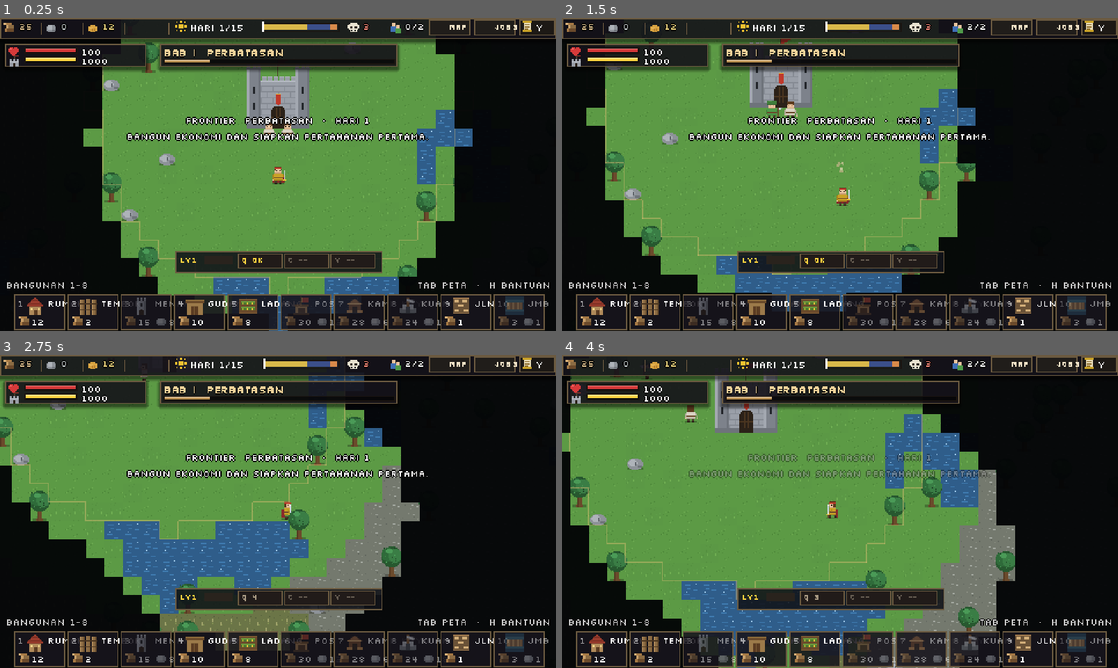
Above: before the commit, frames 1-4 (two rows, left to right).
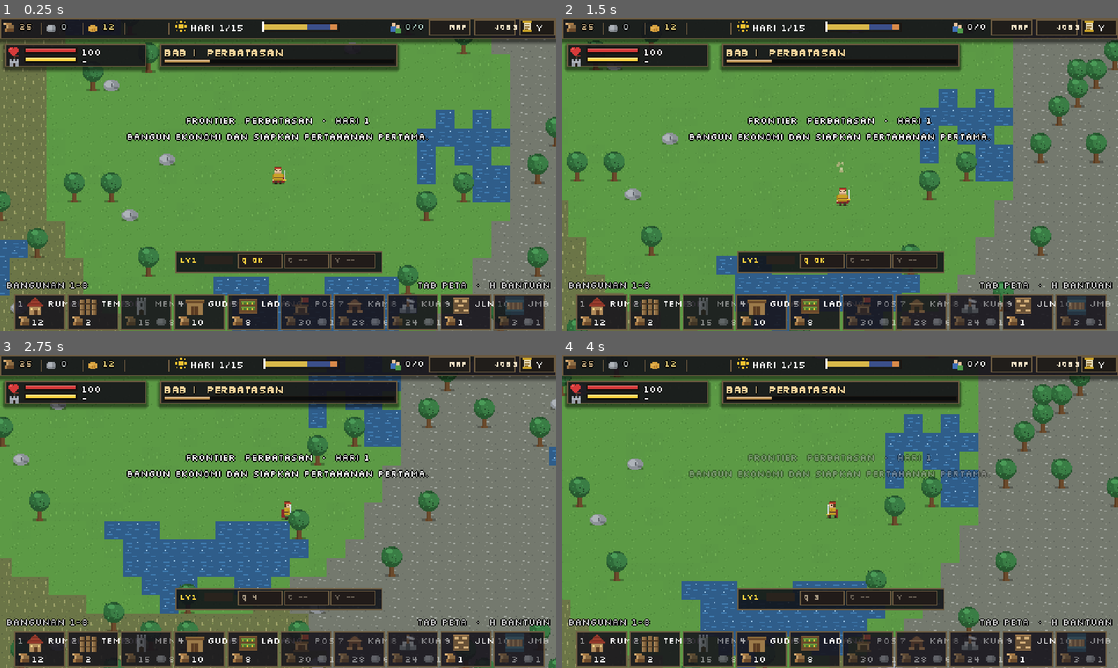
Above: after the commit, the same moments.

Repository: shimleabyte/hold-the-keep
Game: Godot game, scene res://scenes/main.tscn
The game is run twice, just before and just after one commit, with the same random seed, the same clock (stepped at 60 frames per second) and the same inputs.
Inputs (mouse positions are in pixels of both pictures, inside the frame that each line leads up to):
- Up to frame 1 (0.25 s): no input
- Up to frame 2 (1.5 s): tap Enter at 0.5 s; move the mouse to (962, 158) at 0.52 s; hold D (move_right) 0.53-1.28 s; tap C (ability_cleave) at 0.6 s; click (962, 158) at 0.67 s; tap Space at 0.77 s; move the mouse to (728, 190) at 1.27 s; hold S (move_down) from 1.28 s (still down); tap Q (ability_dash) at 1.35 s
- Up to frame 3 (2.75 s): tap Space at 1.52 s; move the mouse to (333, 442) at 2.02 s; release S (move_down) at 2.03 s; hold D (move_right) from 2.03 s (still down); tap V (ability_rally) at 2.1 s
- Up to frame 4 (4 s): move the mouse to (812, 574) at 2.77 s; release D (move_right) at 2.78 s; hold W (move_up) 2.78-3.53 s; tap F (attack) at 2.85 s; click (812, 574) at 2.92 s; tap Space at 3.02, 3.77 s; move the mouse to (1006, 558) at 3.52 s; hold A (move_left) from 3.53 s (still down); hold E (interact) from 3.53 s (still down)

The runs differ from the first frame. In frame 1, 34% of the frame differs, in the area x 0-100%, y 1-100%; in frame 2, 35%; in frame 3, 33%; in frame 4, 26%.
Error after the commit: Parse Error: Identifier "world" not declared in the current scope. (res://scripts/autoload/save_system.gd:500)

Commit message:
Persist and validate faction infrastructure raids in save v13

Diff:
--- a/scripts/autoload/save_system.gd
+++ b/scripts/autoload/save_system.gd
@@ -123,8 +123,12 @@
             "faction": enemy.faction_id,
             "site_id": enemy.campaign_site_id,
             "supply_raid": enemy.is_supply_raider,
+            "faction_raid": enemy.is_faction_raider,
+            "raid_kind": enemy.faction_raid_target_kind if enemy.is_faction_raider else "",
+            "raid_camp": enemy.faction_raid_camp_id if enemy.is_faction_raider else "",
+            "raid_region": enemy.faction_raid_region_id if enemy.is_faction_raider else "",
             "raid_target": {"cx": enemy.raid_target_cell.x, "cy": enemy.raid_target_cell.y}
-                if enemy.is_supply_raider else null,
+                if enemy.is_supply_raider or enemy.is_faction_raider else null,
             "raid_hits": enemy.supply_raid_hits,
             "patrol": enemy.export_patrol_state()
         })
@@ -492,6 +496,46 @@
                     break
             if not raid_target_exists:
                 return false
+        if bool(enemy.get("faction_raid", false)):
+            if String(world.get("profile", "")) != "frontier":
+                return false
+            if not bool(enemy.get("garrison", false)) or not (enemy.get("raid_target", null) is Dictionary):
+                return false
+            var faction_raid_kind := String(enemy.get("raid_kind", ""))
+            var faction_raid_camp := String(enemy.get("raid_camp", ""))
+            var faction_raid_region := String(enemy.get("raid_region", ""))
+            if not ["depot", "road"].has(faction_raid_kind) or not FactionRegistry.factions.has(faction_raid_camp):
+                return false
+            if String(enemy.get("faction", "")) != faction_raid_camp:
+                return false
+            var faction_definition: Dictionary = FactionRegistry.factions[faction_raid_camp]
+            if faction_raid_region != String(faction_definition.get("region", "")):
+                return false
+            var faction_raid_target: Dictionary = enemy["raid_target"]
+            if not faction_raid_target.has("cx") or not faction_raid_target.has("cy") or int(enemy.get("raid_hits", 0)) < 0:
+                return false
+            var faction_raid_cell := Vector2i(int(faction_raid_target["cx"]), int(faction_raid_target["cy"]))
+            if not WorldConfig.is_valid_cell(faction_raid_cell):
+                return false
+            var target_ids: Array = ["storage", "outpost"] if faction_raid_kind == "depot" else ["road", "bridge"]
+            var faction_target_exists := false
+            for saved_building in buildings:
+                var saved_cell := Vector2i(int(saved_building.get("cx", -1)), int(saved_building.get("cy", -1)))
+                if saved_cell == faction_raid_cell and target_ids.has(String(saved_building.get("id", ""))):
+                    faction_target_exists = true
+                    break
+            if not faction_target_exists:
+                return false
+            var frontier_state: Dictionary = data.get("frontier_campaign", {})
+            var camp_state: Dictionary = frontier_state.get("camps", {})
+            var camp_records: Array = camp_state.get("records", [])
+            var active_camp_found := false
+            for camp_record in camp_records:
+                if camp_record is Dictionary and String(camp_record.get("id", "")) == faction_raid_camp:
+                    active_camp_found = not bool(camp_record.get("destroyed", false))
+                    break
+            if not active_camp_found:
+                return false
     for job in quota:
         var allowed_jobs := ["woodcutter", "miner", "farmer", "soldier"]
         if version >= 9:
